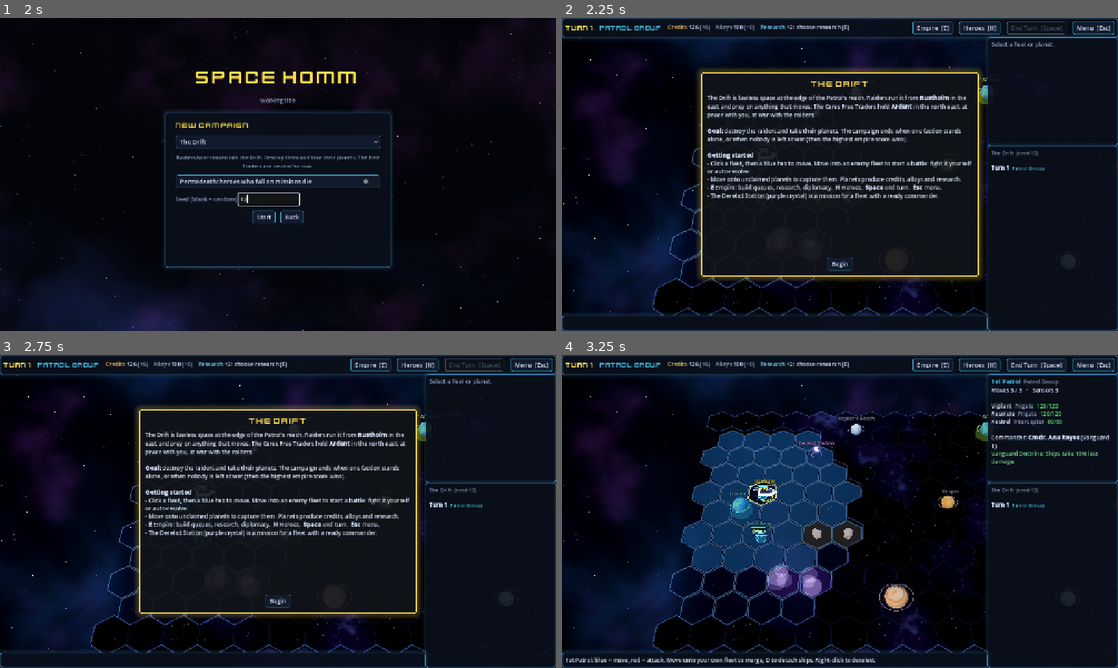
Above: before the commit, frames 1-4 (two rows, left to right).
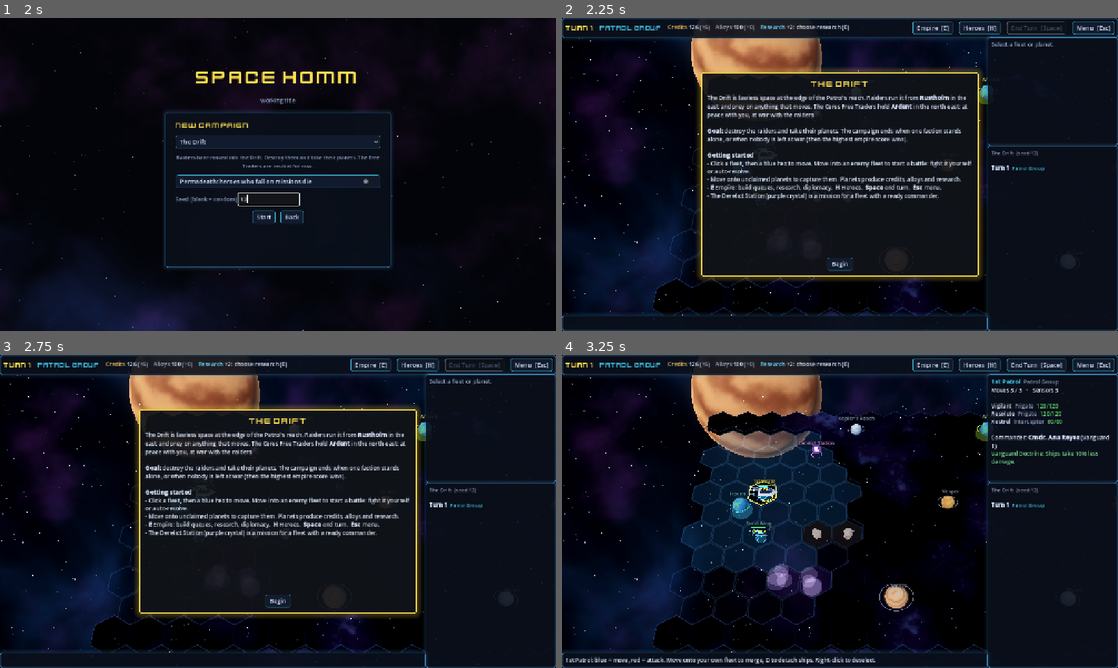
Above: after the commit, the same moments.

Repository: jamesedchristie/space-homm
Game: Godot game, scene res://src/presentation/main.tscn
Two runs of this game, one before a commit and one after it. Both use one fixed random seed, a clock stepped at 60 frames per second and the inputs below.
Inputs (mouse positions are in pixels of both pictures, inside the frame that each line leads up to):
- Up to frame 1 (2 s): click "New campaign" at 0.5 s; click (266, 199) at 1.27 s; type "12" at 1.35 s
- Up to frame 2 (2.25 s): click "Start" at 2 s
- Up to frame 3 (2.75 s): no input
- Up to frame 4 (3.25 s): click "Begin" at 2.75 s

Frame 1 is identical in both runs. In frame 2, 3.1% of the frame differs, in the area x 0-100%, y 0-96%; in frame 3, 3.1%; in frame 4, 14%.

Commit message:
Cooler ships, quieter grids, deeper space
- Ships: team-tinted, flickering exhaust plumes and nozzle glow generated
  from every engine part; blinking red/green wingtip lights and beacons;
  glowing team stripes; a few more greebles and antennas; slightly darker
  gunmetal hulls so they don't blow out under the board lights.
- Grids: tiles are now a faint tint (terrain cells still show), grid lines
  much fainter, movement range is a soft continuous wash, and the fog
  outlines on the galaxy map are subtler.
- Space: both 3D boards get a deep starfield below the board (parallax as
  the camera moves), slowly drifting dust and a distant planet rising
  behind the far edge; station interiors get only the stars.

Co-Authored-By: Claude Opus 5.5 <noreply@anthropic.com>
Claude-Session: https://claude.ai/code/session_011S8DfbG2VPjJYDMcXDFx8r

Diff:
--- a/data/models/models.json
+++ b/data/models/models.json
@@ -9,7 +9,14 @@
       {"type": "box", "size": [0.22, 0.09, 0.16], "at": [-0.2, 0.29, 0], "material": "dark"},
       {"type": "cylinder", "radius": 0.028, "length": 0.36, "axis": "x", "at": [0.06, 0.31, 0.04], "material": "dark", "mirror": true},
       {"type": "cylinder", "radius": 0.09, "length": 0.26, "axis": "x", "at": [-0.74, 0.11, 0.2], "material": "dark", "mirror": true},
-      {"type": "cylinder", "radius": 0.0648, "length": 0.03, "axis": "x", "at": [-0.88, 0.11, 0.2], "material": "engine", "mirror": true}
+      {"type": "cylinder", "radius": 0.0648, "length": 0.03, "axis": "x", "at": [-0.88, 0.11, 0.2], "material": "engine", "mirror": true},
+      {"type": "box", "size": [0.55, 0.025, 0.025], "at": [0.05, 0.13, 0.335], "material": "stripe", "mirror": true},
+      {"type": "sphere", "radius": 0.03, "detail": 0, "at": [-0.44, 0.1, 0.74], "material": "light_red"},
+      {"type": "sphere", "radius": 0.03, "detail": 0, "at": [-0.44, 0.1, -0.74], "material": "light_green"},
+      {"type": "box", "size": [0.08, 0.05, 0.08], "at": [-0.42, 0.27, 0.12], "material": "dark", "mirror": true},
+      {"type": "box", "size": [0.12, 0.03, 0.05], "at": [0.22, 0.25, 0.18], "material": "dark", "mirror": true},
+      {"type": "cylinder", "radius": 0.008, "length": 0.2, "axis": "y", "segments": 4, "at": [-0.25, 0.42, 0], "material": "dark"},
+      {"type": "sphere", "radius": 0.022, "detail": 0, "at": [-0.25, 0.53, 0], "material": "beacon"}
     ]
   },
   "interceptor": {
@@ -20,14 +27,17 @@
       {"type": "hull", "outline": [[0.38, 0], [0.16, 0.07], [0.0, 0.0], [0.16, -0.07]], "height": 0.07, "bevel": 0.4, "at": [0, 0.13, 0], "material": "glass"},
       {"type": "box", "size": [0.3, 0.12, 0.02], "at": [-0.4, 0.17, 0], "material": "accent"},
       {"type": "cylinder", "radius": 0.075, "length": 0.2, "axis": "x", "at": [-0.6, 0.07, 0], "material": "dark", "mirror": false},
-      {"type": "cylinder", "radius": 0.054, "length": 0.03, "axis": "x", "at": [-0.71, 0.07, 0], "material": "engine", "mirror": false}
+      {"type": "cylinder", "radius": 0.054, "length": 0.03, "axis": "x", "at": [-0.71, 0.07, 0], "material": "engine", "mirror": false},
+      {"type": "sphere", "radius": 0.025, "detail": 0, "at": [-0.5, 0.07, 0.56], "material": "light_red"},
+      {"type": "sphere", "radius": 0.025, "detail": 0, "at": [-0.5, 0.07, -0.56], "material": "light_green"},
+      {"type": "box", "size": [0.4, 0.02, 0.02], "at": [0.05, 0.1, 0.11], "material": "stripe", "mirror": true}
     ]
   },
   "destroyer": {
     "description": "Heavy warship: long armoured hull, raised bridge, twin turrets, triple engines.",
     "parts": [
       {"type": "hull", "outline": [[0.98, 0], [0.62, 0.28], [-0.62, 0.42], [-0.86, 0.3], [-0.86, -0.3], [-0.62, -0.42], [0.62, -0.28]], "height": 0.3, "bevel": 0.28, "taper": 0.2, "material": "hull"},
-      {"type": "box", "size": [1.05, 0.08, 0.05], "at": [-0.05, 0.16, 0.38], "material": "accent", "mirror": true},
+      {"type": "box", "size": [1.05, 0.08, 0.05], "at": [-0.05, 0.16, 0.38], "material": "stripe", "mirror": true},
       {"type": "hull", "outline": [[0.0, 0], [-0.14, 0.16], [-0.46, 0.16], [-0.52, 0], [-0.46, -0.16], [-0.14, -0.16]], "height": 0.2, "bevel": 0.3, "at": [0, 0.28, 0], "material": "dark"},
       {"type": "box", "size": [0.1, 0.05, 0.22], "at": [-0.08, 0.46, 0], "material": "glass"},
       {"type": "box", "size": [0.2, 0.08, 0.18], "at": [0.45, 0.33, 0], "material": "dark"},
@@ -37,7 +47,13 @@
       {"type": "cylinder", "radius": 0.1, "length": 0.28, "axis": "x", "at": [-0.92, 0.14, 0.24], "material": "dark", "mirror": true},
       {"type": "cylinder", "radius": 0.072, "length": 0.03, "axis": "x", "at": [-1.07, 0.14, 0.24], "material": "engine", "mirror": true},
       {"type": "cylinder", "radius": 0.12, "length": 0.3, "axis": "x", "at": [-0.92, 0.16, 0], "material": "dark", "mirror": false},
-      {"type": "cylinder", "radius": 0.08639999999999999, "length": 0.03, "axis": "x", "at": [-1.08, 0.16, 0], "material": "engine", "mirror": false}
+      {"type": "cylinder", "radius": 0.08639999999999999, "length": 0.03, "axis": "x", "at": [-1.08, 0.16, 0], "material": "engine", "mirror": false},
+      {"type": "sphere", "radius": 0.032, "detail": 0, "at": [-0.66, 0.18, 0.43], "material": "light_red"},
+      {"type": "sphere", "radius": 0.032, "detail": 0, "at": [-0.66, 0.18, -0.43], "material": "light_green"},
+      {"type": "cylinder", "radius": 0.01, "length": 0.22, "axis": "y", "segments": 4, "at": [-0.32, 0.56, 0], "material": "dark"},
+      {"type": "sphere", "radius": 0.026, "detail": 0, "at": [-0.32, 0.68, 0], "material": "beacon"},
+      {"type": "box", "size": [0.14, 0.06, 0.1], "at": [-0.62, 0.33, 0.2], "material": "dark", "mirror": true},
+      {"type": "box", "size": [0.3, 0.04, 0.06], "at": [0.75, 0.3, 0.0], "material": "hull"}
     ]
   },
   "station": {
@@ -52,7 +68,11 @@
       {"type": "box", "size": [0.18, 0.14, 0.18], "at": [-0.75, 0.24, 0], "material": "accent"},
       {"type": "box", "size": [0.18, 0.14, 0.18], "at": [0, 0.24, 0.75], "material": "accent", "mirror": true},
       {"type": "cylinder", "radius": 0.025, "length": 0.3, "axis": "x", "at": [0.95, 0.27, 0], "material": "dark"},
-      {"type": "cylinder", "radius": 0.025, "length": 0.3, "axis": "x", "at": [-0.95, 0.27, 0], "material": "dark"}
+      {"type": "cylinder", "radius": 0.025, "length": 0.3, "axis": "x", "at": [-0.95, 0.27, 0], "material": "dark"},
+      {"type": "sphere", "radius": 0.04, "detail": 0, "at": [0.75, 0.34, 0], "material": "beacon"},
+      {"type": "sphere", "radius": 0.04, "detail": 0, "at": [-0.75, 0.34, 0], "material": "beacon"},
+      {"type": "sphere", "radius": 0.04, "detail": 0, "at": [0, 0.34, 0.75], "material": "light_red", "mirror": true},
+      {"type": "cylinder", "radius": 0.51, "length": 0.02, "axis": "y", "segments": 8, "at": [0, 0.27, 0], "material": "stripe"}
     ]
   },
   "drone": {
@@ -61,7 +81,8 @@
       {"type": "sphere", "radius": 0.24, "detail": 1, "at": [0, 0.5, 0], "material": "dark"},
       {"type": "cylinder", "radius": 0.27, "length": 0.06, "axis": "y", "segments": 10, "at": [0, 0.5, 0], "material": "accent"},
       {"type": "box", "size": [0.22, 0.04, 0.16], "at": [-0.05, 0.52, 0.3], "material": "hull", "mirror": true},
-      {"type": "sphere", "radius": 0.08, "detail": 0, "at": [0.21, 0.52, 0], "material": "engine"}
+      {"type": "sphere", "radius": 0.08, "detail": 0, "at": [0.21, 0.52, 0], "material": "engine"},
+      {"type": "sphere", "radius": 0.025, "detail": 0, "at": [-0.12, 0.72, 0], "material": "light_red"}
     ]
   },
   "humanoid": {
--- a/src/presentation/board3d/board_geometry.gd
+++ b/src/presentation/board3d/board_geometry.gd
@@ -175,7 +175,7 @@
 static func line_material() -> StandardMaterial3D:
 	var m := StandardMaterial3D.new()
 	m.shading_mode = BaseMaterial3D.SHADING_MODE_UNSHADED
-	m.albedo_color = Color(0.45, 0.7, 0.95, 0.35)
+	m.albedo_color = Color(0.45, 0.7, 0.95, 0.11)
 	m.transparency = BaseMaterial3D.TRANSPARENCY_ALPHA
 	return m
 
@@ -236,3 +236,133 @@
 	ramp.set_color(1, Color(0, 0, 0))
 	p.color_ramp = ramp
 	return p
+
+
+# --- Space scenery ------------------------------------------------------------
+
+const PLANET_SHADER := preload("res://src/presentation/shaders/planet_3d.gdshader")
+const ATMOSPHERE_SHADER := preload("res://src/presentation/shaders/atmosphere.gdshader")
+
+
+## Depth around a board: a deep starfield below and around it (parallax as the
+## camera moves), slowly drifting dust over it and a big distant planet.
+## center/extent: the board's middle and half-size (world XZ). Interiors
+## (station decks) only get the stars.
+static func space_scenery(parent: Node3D, center: Vector3, extent: Vector2, rng_seed: int, interior: bool = false) -> void:
+	var rng := RandomNumberGenerator.new()
+	rng.seed = rng_seed
+	var span := maxf(extent.x, extent.y)
+
+	# Stars: one MultiMesh of tiny additive spheres, spread through a deep slab.
+	var star := SphereMesh.new()
+	star.radius = 0.5
+	star.height = 1.0
+	star.radial_segments = 6
+	star.rings = 3
+	var star_mat := StandardMaterial3D.new()
+	star_mat.shading_mode = BaseMaterial3D.SHADING_MODE_UNSHADED
+	star_mat.blend_mode = BaseMaterial3D.BLEND_MODE_ADD
+	star_mat.vertex_color_use_as_albedo = true
+	star_mat.disable_receive_shadows = true
+	star.material = star_mat
+	var mm := MultiMesh.new()
+	mm.transform_format = MultiMesh.TRANSFORM_3D
+	mm.use_colors = true
+	mm.mesh = star
+	mm.instance_count = 1400
+	for i in mm.instance_count:
+		var depth := rng.randf_range(3.0, 45.0)
+		var spread := span * 2.2 + depth * 1.6
+		var pos := center + Vector3(rng.randf_range(-spread, spread), -depth, rng.randf_range(-spread * 1.2, spread * 0.6))
+		var size := rng.randf_range(0.03, 0.09) * (1.0 + depth * 0.06)
+		mm.set_instance_transform(i, Transform3D(Basis().scaled(Vector3.ONE * size), pos))
+		var hue := rng.randf()
+		var tint := Color(0.75, 0.85, 1.0) if hue < 0.6 else (Color(1.0, 0.9, 0.7) if hue < 0.85 else Color(0.8, 0.7, 1.0))
+		var bright := rng.randf_range(0.25, 1.0) * (1.3 if rng.randf() < 0.05 else 0.7)
+		mm.set_instance_color(i, tint * bright)
+	var stars := MultiMeshInstance3D.new()
+	stars.multimesh = mm
+	stars.cast_shadow = GeometryInstance3D.SHADOW_CASTING_SETTING_OFF
+	parent.add_child(stars)
+
+	if interior:
+		return
+	# Dust: faint motes drifting through the space above the board.
+	var dust := CPUParticles3D.new()
+	var mote := SphereMesh.new()
+	mote.radius = 0.02
+	mote.height = 0.04
+	mote.radial_segments = 4
+	mote.rings = 2
+	var mote_mat := additive_material(Color(0.55, 0.65, 0.85) * 0.5)
+	mote.material = mote_mat
+	dust.mesh = mote
+	dust.amount = int(clampf(span * 18.0, 60.0, 400.0))
+	dust.lifetime = 14.0
+	dust.preprocess = 14.0
+	dust.emission_shape = CPUParticles3D.EMISSION_SHAPE_BOX
+	dust.emission_box_extents = Vector3(extent.x + 2.0, 1.2, extent.y + 2.0)
+	dust.position = center + Vector3(0, 0.9, 0)
+	dust.direction = Vector3(1, 0.05, 0.3)
+	dust.spread = 40.0
+	dust.initial_velocity_min = 0.03
+	dust.initial_velocity_max = 0.12
+	dust.gravity = Vector3.ZERO
+	dust.scale_amount_min = 0.5
+	dust.scale_amount_max = 1.5
+	var fade := Gradient.new()
+	fade.set_color(0, Color(0, 0, 0))
+	fade.add_point(0.2, Color(1, 1, 1))
+	fade.add_point(0.8, Color(1, 1, 1))
+	fade.set_color(fade.get_point_count() - 1, Color(0, 0, 0))
+	dust.color_ramp = fade
+	dust.cast_shadow = GeometryInstance3D.SHADOW_CASTING_SETTING_OFF
+	parent.add_child(dust)
+
+	# A big planet far below and beyond the board, catching the sun.
+	var radius := span * rng.randf_range(0.7, 0.95)
+	var body := MeshInstance3D.new()
+	var sphere := SphereMesh.new()
+	sphere.radius = radius
+	sphere.height = radius * 2.0
+	sphere.radial_segments = 64
+	sphere.rings = 32
+	body.mesh = sphere
+	var mat := ShaderMaterial.new()
+	mat.shader = PLANET_SHADER
+	var palettes := [
+		[Color("2b4a6e"), Color("7fa6c9"), Color("8ec5ff"), 0.0, 0.4],
+		[Color("6b3d2a"), Color("c98d5a"), Color("ffb27a"), 0.8, 0.0],
+		[Color("2f2a4a"), Color("6a5a9a"), Color("b39cff"), 0.5, 0.0],
+		[Color("2e4a3a"), Color("8a9a6a"), Color("9fe0c0"), 0.0, 0.2],
+	]
+	var pal: Array = palettes[rng.randi() % palettes.size()]
+	mat.set_shader_parameter("base_color", pal[0])
+	mat.set_shader_parameter("accent_color", pal[1])
+	mat.set_shader_parameter("atmosphere_color", pal[2])
+	mat.set_shader_parameter("bands", pal[3])
+	mat.set_shader_parameter("ice_caps", pal[4])
+	mat.set_shader_parameter("seed", rng.randf() * 20.0)
+	body.material_override = mat
+	body.cast_shadow = GeometryInstance3D.SHADOW_CASTING_SETTING_OFF
+	var side := -1.0 if rng.randf() < 0.5 else 1.0
+	# Low and far beyond the board's back edge, off to one side: it rises
+	# behind the board at the top of the view rather than under the ships.
+	body.position = center + Vector3(side * (extent.x * 0.9 + radius * 0.6), -(radius + 14.0), -(extent.y + radius * 2.2 + 10.0))
+	body.rotation = Vector3(0.3, rng.randf() * TAU, 0.2)
+	parent.add_child(body)
+	var shell := MeshInstance3D.new()
+	var shell_mesh := SphereMesh.new()
+	shell_mesh.radius = radius * 1.08
+	shell_mesh.height = radius * 2.16
+	shell_mesh.radial_segments = 48
+	shell_mesh.rings = 24
+	shell.mesh = shell_mesh
+	var shell_mat := ShaderMaterial.new()
+	shell_mat.shader = ATMOSPHERE_SHADER
+	shell_mat.set_shader_parameter("atmosphere_color", pal[2])
+	shell_mat.set_shader_parameter("strength", 0.9)
+	shell.material_override = shell_mat
+	shell.position = body.position
+	shell.cast_shadow = GeometryInstance3D.SHADOW_CASTING_SETTING_OFF
+	parent.add_child(shell)
--- a/src/presentation/models/model_factory.gd
+++ b/src/presentation/models/model_factory.gd
@@ -14,8 +14,20 @@
 ##   sphere    "radius", "detail" (0-2), "squash": [x, y, z]
 ##   rock      "radius", "seed": an irregular faceted boulder
 ## A model may name a "base" model whose parts come first (e.g. "humanoid").
+## Engine parts ("material": "engine") on the x axis also get an exhaust plume
+## pointing backwards. Lights: "light_red", "light_green", "beacon" blink;
+## "stripe" is a brightly glowing team-color strip.
 ## Materials: hull, dark, accent (team color), glass, engine (glowing), gold,
 ## visor (glowing team color), rock, hazard.
+
+const PLUME := preload("res://src/presentation/shaders/engine_plume.gdshader")
+const NAV_LIGHT := preload("res://src/presentation/shaders/nav_light.gdshader")
+## Blinking light materials: [color, period, phase].
+const LIGHTS := {
+	"light_red": [Color(1.0, 0.18, 0.15), 1.4, 0.0],
+	"light_green": [Color(0.2, 1.0, 0.35), 1.4, 0.7],
+	"beacon": [Color(1.0, 0.85, 0.5), 2.2, 0.3],
+}
 
 static var _mesh_cache: Dictionary = {}
 static var _material_cache: Dictionary = {}
@@ -33,7 +45,63 @@
 		mi.mesh = meshes[material_name]
 		mi.material_override = material(material_name, team_color)
 		root.add_child(mi)
+	_add_plumes(root, data, model_id, team_color)
 	return root
+
+
+## Exhaust cones behind every engine part that points along x.
+static func _add_plumes(root: Node3D, data: DataRegistry, model_id: String, team_color: Color) -> void:
+	var tint := team_color.lerp(Color(1.0, 0.6, 0.25), 0.35)
+	var def: Dictionary = data.models.get(model_id, {})
+	var phase := 0.0
+	for part: Dictionary in _parts_of(data, def, 0):
+		if part.get("material", "") != "engine" or part.get("type", "") != "cylinder" or part.get("axis", "x") != "x":
+			continue
+		var at := _vec3(part.get("at", [0, 0, 0]))
+		var r := float(part.get("radius", 0.06))
+		var nozzle := at.x - float(part.get("length", 0.03)) / 2.0
+		for zsign in ([1.0, -1.0] if part.get("mirror", false) else [1.0]):
+			var plume := MeshInstance3D.new()
+			var cone := CylinderMesh.new()
+			var length := r * 6.0
+			cone.top_radius = r * 1.05
+			cone.bottom_radius = r * 0.15
+			cone.height = length
+			cone.radial_segments = 12
+			cone.rings = 1
+			cone.cap_top = false
+			cone.cap_bottom = false
+			plume.mesh = cone
+			var mat := ShaderMaterial.new()
+			mat.shader = PLUME
+			mat.set_shader_parameter("phase", phase)
+			mat.set_shader_parameter("core_color", tint.lerp(Color.WHITE, 0.6))
+			mat.set_shader_parameter("tail_color", tint)
+			phase += 1.9
+			plume.material_override = mat
+			# CylinderMesh runs along +y with the top at +height/2: turn it so
+			# the wide end sits on the nozzle and the tip points backwards (-x).
+			plume.rotation_degrees = Vector3(0, 0, 90)
+			plume.position = Vector3(nozzle - length / 2.0, at.y, at.z * zsign)
+			plume.cast_shadow = GeometryInstance3D.SHADOW_CASTING_SETTING_OFF
+			root.add_child(plume)
+			var halo := MeshInstance3D.new()
+			var dot := SphereMesh.new()
+			dot.radius = r * 1.6
+			dot.height = r * 3.2
+			dot.radial_segments = 10
+			dot.rings = 5
+			halo.mesh = dot
+			var glow := StandardMaterial3D.new()
+			glow.shading_mode = BaseMaterial3D.SHADING_MODE_UNSHADED
+			glow.blend_mode = BaseMaterial3D.BLEND_MODE_ADD
+			glow.albedo_color = tint * 0.3
+			glow.cull_mode = BaseMaterial3D.CULL_DISABLED
+			glow.no_depth_test = false
+			halo.material_override = glow
+			halo.cast_shadow = GeometryInstance3D.SHADOW_CASTING_SETTING_OFF
+			halo.position = Vector3(nozzle - r * 0.3, at.y, at.z * zsign)
+			root.add_child(halo)
 
 
 ## A standalone faceted boulder (asteroid terrain on the 3D board).
@@ -53,14 +121,23 @@
 	var key := "%s:%s" % [material_name, team_color.to_html()]
 	if _material_cache.has(key):
 		return _material_cache[key]
+	if material_name in LIGHTS:
+		var light := ShaderMaterial.new()
+		light.shader = NAV_LIGHT
+		var spec: Array = LIGHTS[material_name]
+		light.set_shader_parameter("color", spec[0])
+		light.set_shader_parameter("period", spec[1])
+		light.set_shader_parameter("phase", spec[2])
+		_material_cache[key] = light
+		return light
 	var m := StandardMaterial3D.new()
 	m.roughness = 0.55
 	m.cull_mode = BaseMaterial3D.CULL_DISABLED  # normals are set explicitly, winding doesn't matter
 	match material_name:
 		"hull":
-			m.albedo_color = Color("c9ced6")
-			m.metallic = 0.45
-			m.roughness = 0.42
+			m.albedo_color = Color("aab2bf")
+			m.metallic = 0.55
+			m.roughness = 0.38
 		"dark":
 			m.albedo_color = Color("3b4252")
 			m.metallic = 0.5
@@ -90,6 +167,11 @@
 			m.emission_enabled = true
 			m.emission = team_color.lightened(0.3)
 			m.emission_energy_multiplier = 1.4
+		"stripe":
+			m.albedo_color = team_color.lightened(0.2)
+			m.emission_enabled = true
+			m.emission = team_color.lightened(0.15)
+			m.emission_energy_multiplier = 1.6
 		"rock":
 			m.albedo_color = Color("6e6258")
 			m.roughness = 0.95
--- /dev/null
+++ b/src/presentation/shaders/engine_plume.gdshader
@@ -0,0 +1,18 @@
+// Engine exhaust: an additive cone that fades from a hot core at the nozzle
+// to nothing at the tip, flickering slightly. UV.y runs along the cone.
+shader_type spatial;
+render_mode unshaded, blend_add, cull_disabled, depth_draw_never, shadows_disabled;
+
+uniform vec4 core_color : source_color = vec4(1.0, 0.95, 0.8, 1.0);
+uniform vec4 tail_color : source_color = vec4(1.0, 0.45, 0.12, 1.0);
+uniform float intensity = 0.75;
+uniform float phase = 0.0;
+
+void fragment() {
+	float along = UV.y;  // 0 = nozzle, 1 = tip
+	float edge = pow(clamp(abs(dot(NORMAL, VIEW)), 0.0, 1.0), 2.5);
+	float flicker = 0.85 + 0.15 * sin(TIME * 37.0 + phase) * sin(TIME * 23.0 + phase * 1.7);
+	vec3 col = mix(core_color.rgb, tail_color.rgb, smoothstep(0.0, 0.35, along));
+	float fade = pow(1.0 - along, 2.2);
+	ALBEDO = col * fade * edge * intensity * flicker;
+}
--- /dev/null
+++ b/src/presentation/shaders/nav_light.gdshader
@@ -0,0 +1,15 @@
+// Blinking navigation / beacon light: unshaded and bright, with a short
+// flash every `period` seconds (offset by `phase` so ships don't sync up).
+shader_type spatial;
+render_mode unshaded, cull_disabled, shadows_disabled;
+
+uniform vec4 color : source_color = vec4(1.0, 0.2, 0.2, 1.0);
+uniform float period = 1.6;
+uniform float phase = 0.0;
+uniform float steady = 0.25;
+
+void fragment() {
+	float t = fract((TIME + phase) / period);
+	float flash = smoothstep(0.0, 0.04, t) * (1.0 - smoothstep(0.12, 0.3, t));
+	ALBEDO = color.rgb * (steady + 2.5 * flash);
+}
--- a/src/presentation/shaders/planet_3d.gdshader
+++ b/src/presentation/shaders/planet_3d.gdshader
@@ -3,6 +3,7 @@
 // rim) but lit by the scene's lights. Uses 3D noise on the object-space
 // normal so there is no seam; the node itself spins.
 shader_type spatial;
+render_mode shadows_disabled;
 
 uniform vec4 base_color : source_color = vec4(0.25, 0.55, 0.38, 1.0);
 uniform vec4 accent_color : source_color = vec4(0.78, 0.74, 0.55, 1.0);
--- a/src/presentation/strategic/galaxy_board_3d.gd
+++ b/src/presentation/strategic/galaxy_board_3d.gd
@@ -56,6 +56,13 @@
 	_world.add_child(_rig)
 	camera = _rig.camera
 	_build_board()
+	var lo := Vector3(INF, 0, INF)
+	var hi := Vector3(-INF, 0, -INF)
+	for c in engine.state.grid.cells():
+		var w := world(c)
+		lo = Vector3(minf(lo.x, w.x), 0, minf(lo.z, w.z))
+		hi = Vector3(maxf(hi.x, w.x), 0, maxf(hi.z, w.z))
+	BoardGeometry.space_scenery(_world, (lo + hi) / 2.0, Vector2(hi.x - lo.x, hi.z - lo.z) / 2.0, engine.state.seed_value)
 	_overlay_mesh = BoardGeometry.mesh_node(_world, BoardGeometry.overlay_material())
 	var fog_mat := ShaderMaterial.new()
 	fog_mat.shader = FOG_SHADER
@@ -121,16 +128,16 @@
 	var rift := BoardGeometry.buffer()
 	for c in grid.cells():
 		var terrain := grid.terrain_def(c)
-		var fill := Color(0.05, 0.09, 0.17, 0.34)
+		var fill := Color(0.05, 0.08, 0.15, 0.08)
 		if terrain.has("color"):
 			fill = Color(terrain["color"])
-			fill.a = 0.6
+			fill.a = 0.32
 		if not terrain.get("passable", true):
 			# A rift: a dark well with a faint violet lip.
 			BoardGeometry.fill_poly(rift, _cell_poly(c, 1.0), Color(0.0, 0.0, 0.01, 0.92), -0.03)
 			BoardGeometry.outline(rift, _cell_poly(c, 0.92), -0.02, 0.05, Color(0.45, 0.25, 0.7, 0.45))
 			continue
-		BoardGeometry.prism(glass, _cell_poly(c, 0.95), -0.04, 0.0, fill.darkened(0.3), fill)
+		BoardGeometry.prism(glass, _cell_poly(c, 0.95), -0.02, 0.0, fill.darkened(0.3), fill)
 		polys.append(_cell_poly(c, 0.95))
 		var decor := Node3D.new()
 		if terrain.get("decoration", "") == "rocks":
@@ -205,7 +212,7 @@
 		if not explored.has(c):
 			BoardGeometry.fill_poly(solid, poly, top, FOG_HEIGHT)
 			# Faint hex outlines: "charted grid, unknown contents" rather than open space.
-			BoardGeometry.outline(edges, _cell_poly(c, 0.96), FOG_HEIGHT + 0.003, 0.025, Color(0.32, 0.45, 0.8, 0.13))
+			BoardGeometry.outline(edges, _cell_poly(c, 0.96), FOG_HEIGHT + 0.003, 0.025, Color(0.32, 0.45, 0.8, 0.07))
 			for i in poly.size():
 				var a := poly[i]
 				var b := poly[(i + 1) % poly.size()]
@@ -215,7 +222,7 @@
 					continue
 				_wall(solid, a, b, -0.05, FOG_HEIGHT, side)
 				BoardGeometry.ribbon(edges, Vector3(a.x, FOG_HEIGHT + 0.004, a.z), Vector3(b.x, FOG_HEIGHT + 0.004, b.z),
-						0.06, Color(0.35, 0.5, 0.85, 0.35))
+						0.05, Color(0.35, 0.5, 0.85, 0.2))
 		elif not visible_now.has(c):
 			BoardGeometry.fill_poly(edges, _cell_poly(c, 0.95), Color(0.0, 0.0, 0.03, 0.45), 0.012)
 	_fog_mesh.mesh = BoardGeometry.commit(solid)
@@ -310,7 +317,7 @@
 	var buf := BoardGeometry.buffer()
 	var y := 0.02
 	for c in _move:
-		BoardGeometry.fill_poly(buf, _cell_poly(c, 0.9), Color(Palette.REACHABLE, 0.3), y)
+		BoardGeometry.fill_poly(buf, _cell_poly(c, 1.0), Color(Palette.REACHABLE, 0.12), y)
 	for c in _attack:
 		BoardGeometry.fill_poly(buf, _cell_poly(c, 0.9), Color(Palette.TARGET, 0.32), y + 0.002)
 	for i in range(1, _path.size()):
--- a/src/presentation/tactical/battle_board_3d.gd
+++ b/src/presentation/tactical/battle_board_3d.gd
@@ -52,6 +52,14 @@
 	add_child(_world)
 	_build_environment()
 	_build_board()
+	var lo := Vector3(INF, 0, INF)
+	var hi := Vector3(-INF, 0, -INF)
+	for c in engine.state.grid.cells():
+		var w := world(c)
+		lo = Vector3(minf(lo.x, w.x), 0, minf(lo.z, w.z))
+		hi = Vector3(maxf(hi.x, w.x), 0, maxf(hi.z, w.z))
+	BoardGeometry.space_scenery(_world, (lo + hi) / 2.0, Vector2(hi.x - lo.x, hi.z - lo.z) / 2.0,
+			engine.state.seed_value, _floor == "deck")
 	_overlay_mesh = BoardGeometry.mesh_node(_world, BoardGeometry.overlay_material())
 	_fog_mesh = BoardGeometry.mesh_node(_world, BoardGeometry.overlay_material())
 	_marker_root = Node3D.new()
@@ -134,11 +142,11 @@
 					if deco == "crates":
 						_crates(solid, c)
 		else:
-			var fill := Color(0.06, 0.11, 0.2, 0.42)
+			var fill := Color(0.05, 0.08, 0.15, 0.1)
 			if terrain.has("color"):
 				fill = Color(terrain["color"])
-				fill.a = 0.55
-			BoardGeometry.prism(glass, _cell_poly(c, 0.95), -0.04, 0.04, fill.darkened(0.3), fill)
+				fill.a = 0.32
+			BoardGeometry.prism(glass, _cell_poly(c, 0.95), -0.02, 0.0, fill.darkened(0.3), fill)
 			if deco == "rocks":
 				BoardGeometry.rocks(_world, world(c), hash(c))
 			if terrain.get("blocks_sight", false) and terrain.get("passable", true):
@@ -288,7 +296,7 @@
 	var im := {"v": [], "c": []}  # geometry buffer, committed below
 	var y := _floor_y + 0.02
 	for c in _reach:
-		_fill_cell(im, c, y, Color(Palette.REACHABLE, 0.35))
+		BoardGeometry.fill_poly(im, _cell_poly(c, 1.0), Color(Palette.REACHABLE, 0.15), y)
 	for c in _targets:
 		_fill_cell(im, c, y + 0.002, Color(Palette.TARGET, 0.32))
 	for c in _area:
Not shown, added: src/presentation/shaders/engine_plume.gdshader.uid
Not shown, added: src/presentation/shaders/nav_light.gdshader.uid
Not shown, changed: docs/architecture.md
